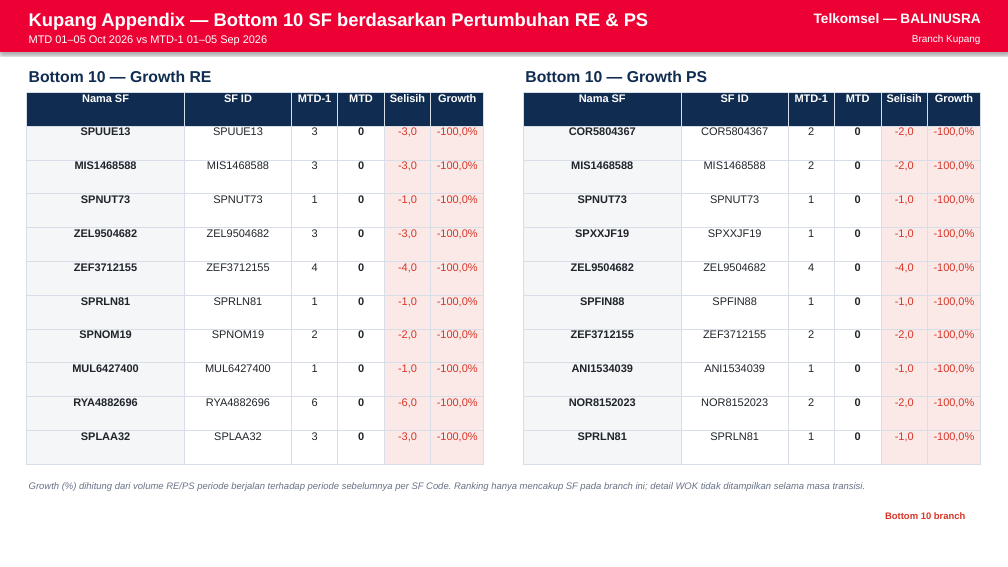
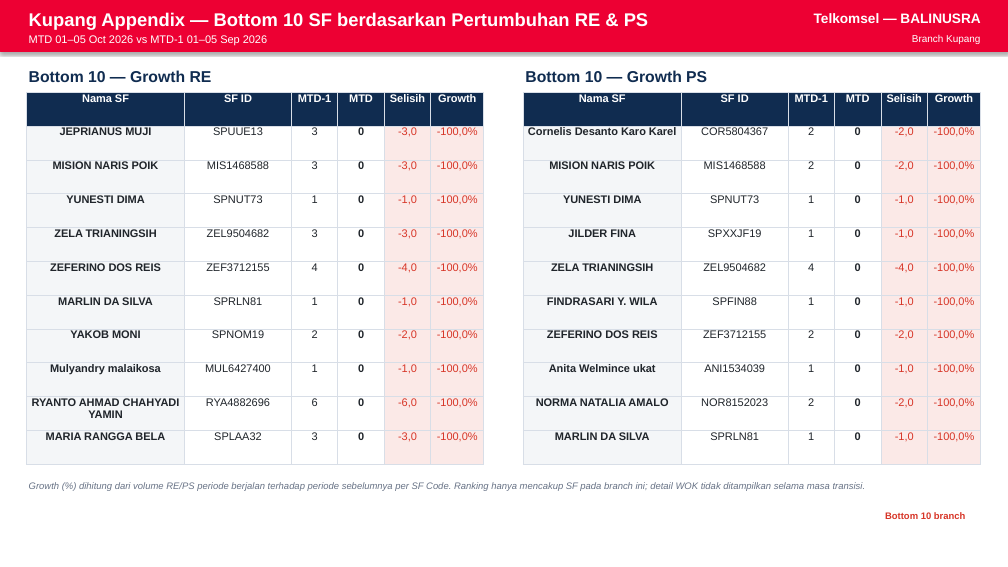
Before and after one commit to linktreehhbalnus-eng/wow_balnus, a slide deck: slide 10 of beta_12wok/reports/BRANCH_KUPANG_PERFORMANCE_SUMMARY_20261005_INARA.pptx. Drawn at 1008x567 pixels with LibreOffice and Linux fonts; fonts in the diff are those of the drawing. Boxes give left, top, right and bottom in pixels: in the first picture for what was removed or moved away, otherwise in the second. Text is boxed around its words. In the diff, an @@ line names an element or a change of style, - is before the commit and + after.

```diff
--- a/beta_12wok/reports/BRANCH_KUPANG_PERFORMANCE_SUMMARY_20261005_INARA.pptx
+++ b/beta_12wok/reports/BRANCH_KUPANG_PERFORMANCE_SUMMARY_20261005_INARA.pptx
@@ table at <box>26,92,485,464</box> @@
-row 2, column 1: SPUUE13
+row 2, column 1: JEPRIANUS MUJI
-row 3, column 1: MIS1468588
+row 3, column 1: MISION NARIS POIK
-row 4, column 1: SPNUT73
+row 4, column 1: YUNESTI DIMA
-row 5, column 1: ZEL9504682
+row 5, column 1: ZELA TRIANINGSIH
-row 6, column 1: ZEF3712155
+row 6, column 1: ZEFERINO DOS REIS
-row 7, column 1: SPRLN81
+row 7, column 1: MARLIN DA SILVA
-row 8, column 1: SPNOM19
+row 8, column 1: YAKOB MONI
-row 9, column 1: MUL6427400
+row 9, column 1: Mulyandry malaikosa
-row 10, column 1: RYA4882696
+row 10, column 1: RYANTO AHMAD CHAHYADI YAMIN
-row 11, column 1: SPLAA32
+row 11, column 1: MARIA RANGGA BELA
@@ table at <box>523,92,982,464</box> @@
-row 2, column 1: COR5804367
+row 2, column 1: Cornelis Desanto Karo Karel
-row 3, column 1: MIS1468588
+row 3, column 1: MISION NARIS POIK
-row 4, column 1: SPNUT73
+row 4, column 1: YUNESTI DIMA
-row 5, column 1: SPXXJF19
+row 5, column 1: JILDER FINA
-row 6, column 1: ZEL9504682
+row 6, column 1: ZELA TRIANINGSIH
-row 7, column 1: SPFIN88
+row 7, column 1: FINDRASARI Y. WILA
-row 8, column 1: ZEF3712155
+row 8, column 1: ZEFERINO DOS REIS
-row 9, column 1: ANI1534039
+row 9, column 1: Anita Welmince ukat
-row 10, column 1: NOR8152023
+row 10, column 1: NORMA NATALIA AMALO
-row 11, column 1: SPRLN81
+row 11, column 1: MARLIN DA SILVA
```
Also in this commit, not shown: 4 other slides changed, 20 other files.
